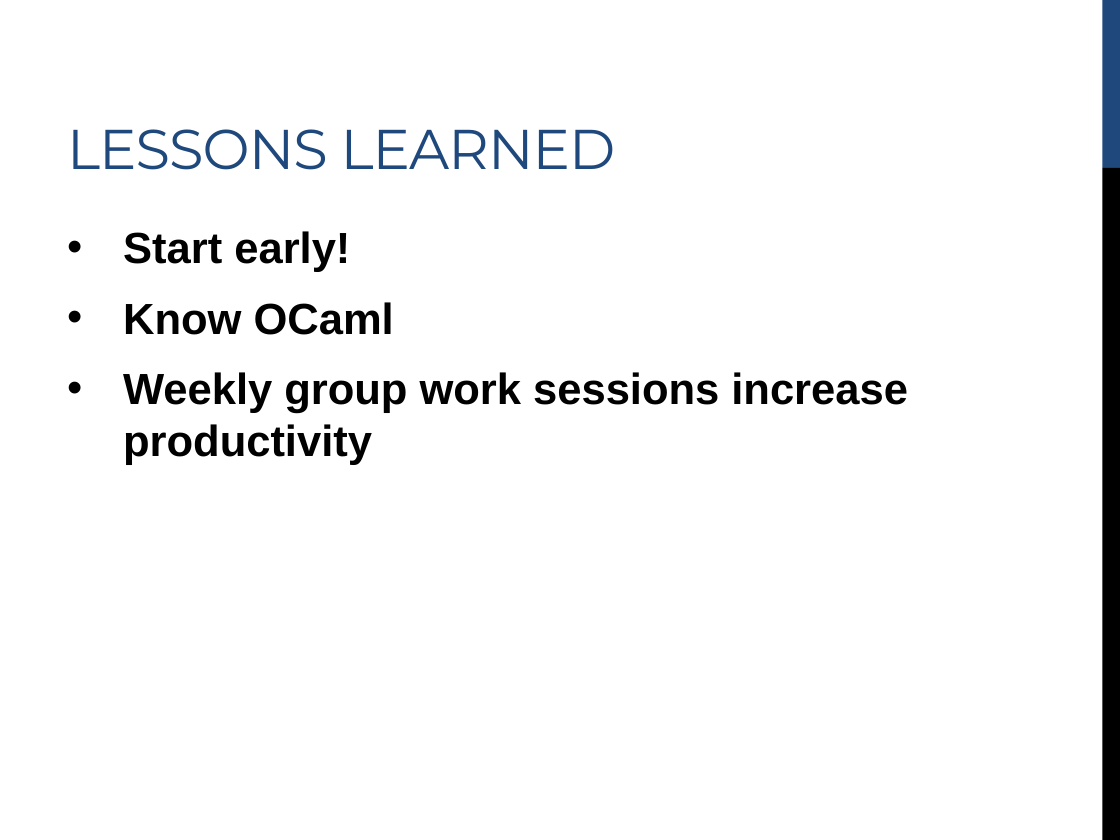
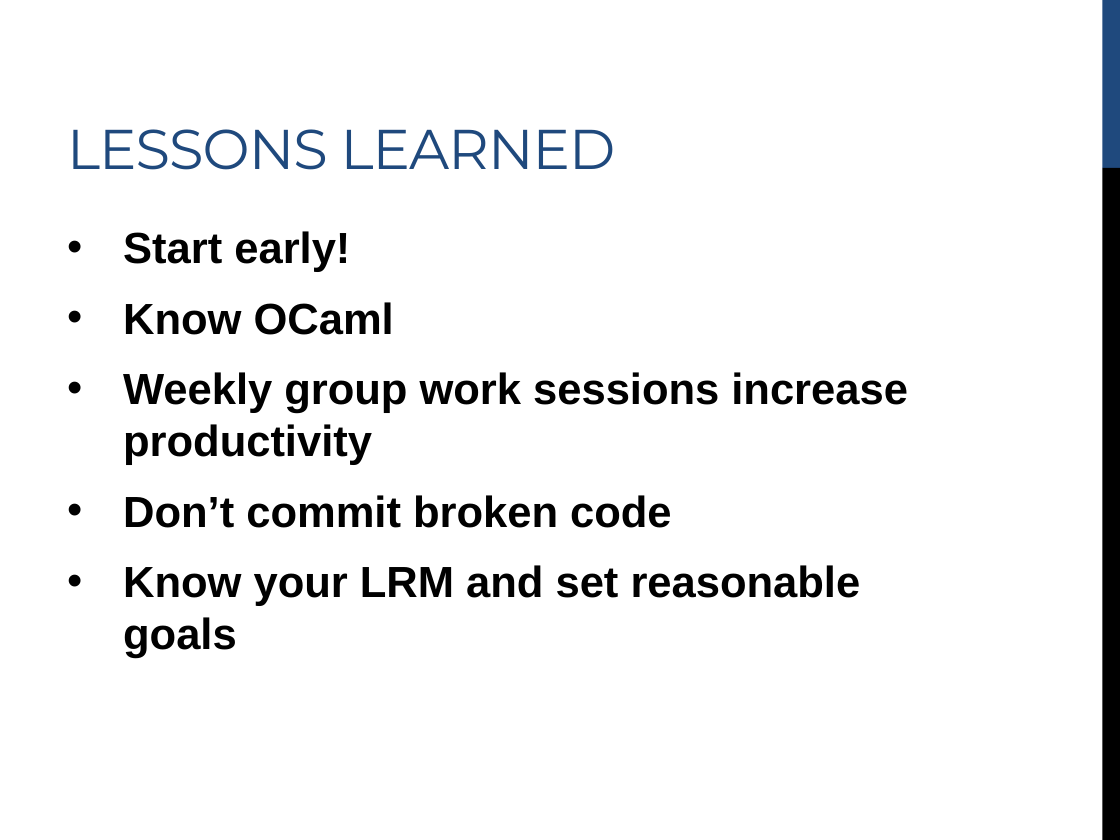
Before and after one commit to G-ram/HAWK, a slide deck: slide 7 of text/HAWK_pres.pptx (slide 6 before the commit). Drawn at 1120x840 pixels with LibreOffice and Linux fonts; fonts in the diff are those of the drawing. Boxes give left, top, right and bottom in pixels: in the first picture for what was removed or moved away, otherwise in the second. Text is boxed around its words. In the diff, an @@ line names an element or a change of style, - is before the commit and + after.

```diff
--- a/text/HAWK_pres.pptx
+++ b/text/HAWK_pres.pptx
@@ text at [123,495,861,658]: paragraphs added @@
+• Don’t commit broken code
+• Know your LRM and set reasonable goals
```
Also in this commit, not shown: 1 other slide changed, 2 slides added, 1 slide removed, 10 other files.
